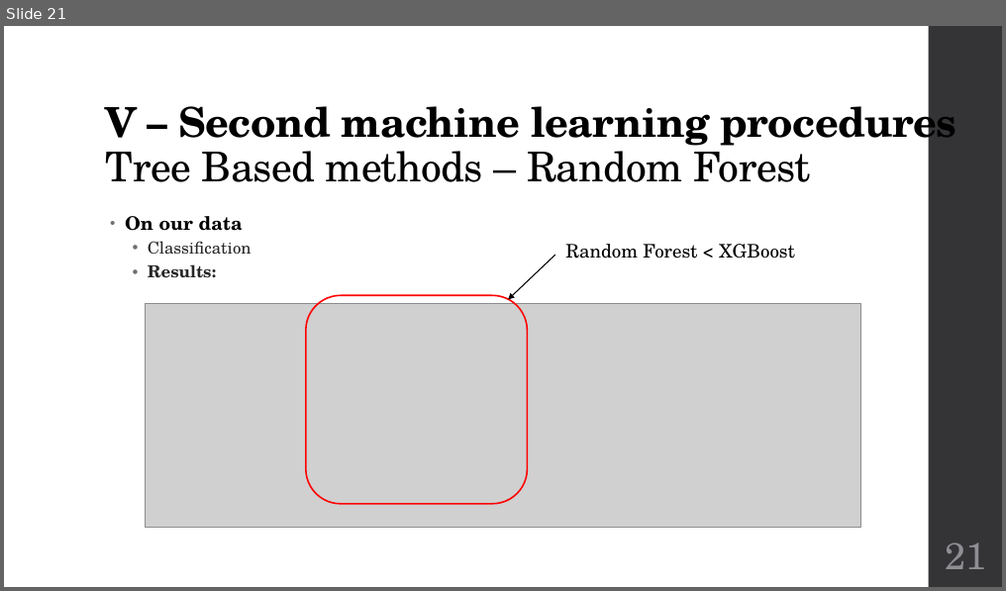
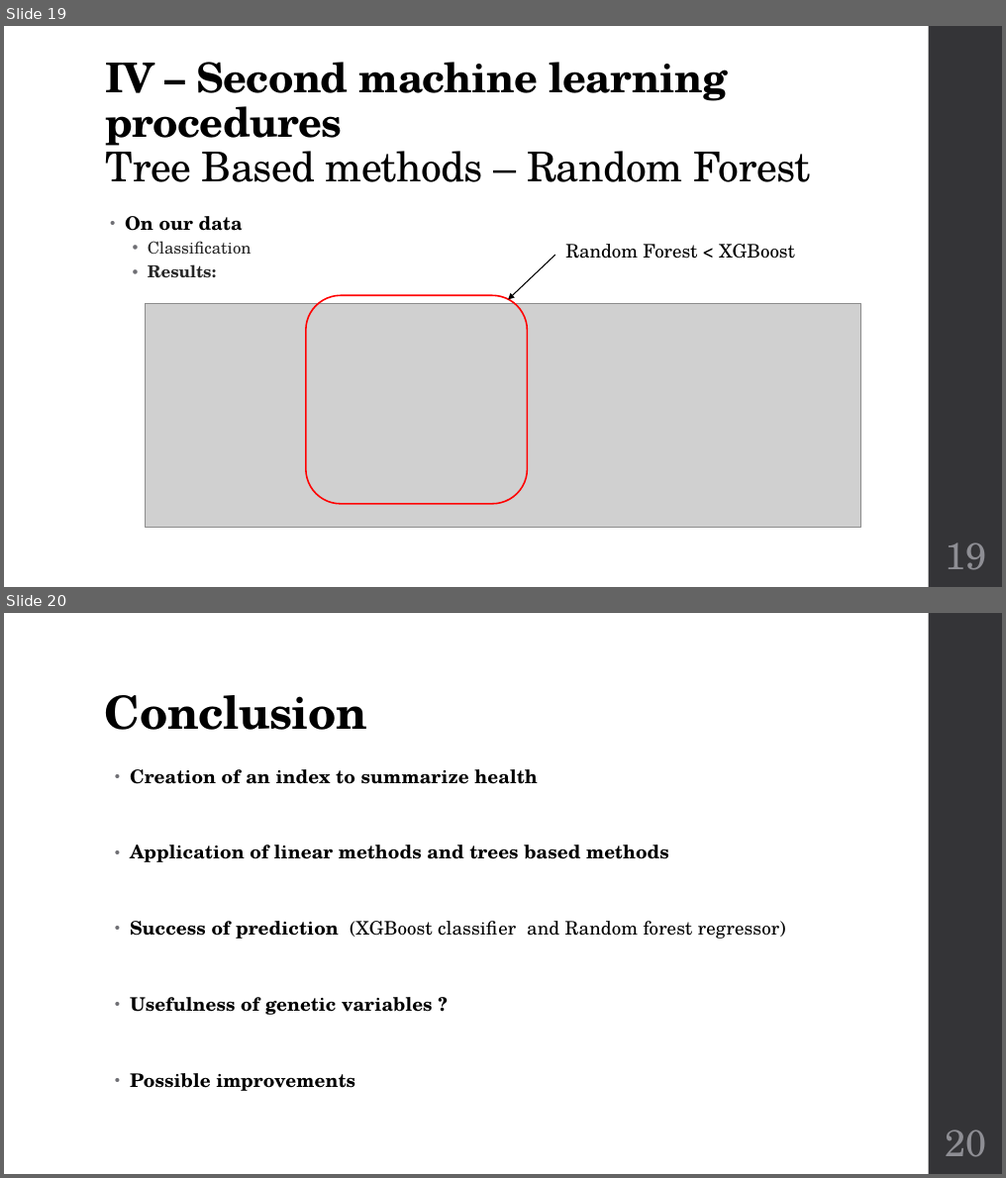
Before and after one commit to jveillon/Projet_Statapp, a slide deck: Soutenance/Soutenance - Présentation.pptx. Shown one above the other, each under a label of ours: slide 21 before the commit, slides 19 and 20 after it. The pictures are 1006x591 and 1006x1178 pixels, drawn with LibreOffice and Linux fonts; fonts in the diff are those of the drawing; grey boxes stand for pictures. Boxes give left, top, right and bottom in pixels: in the first picture for what was removed or moved away, otherwise in the second. Text is boxed around its words. In the diff, an @@ line names an element or a change of style, - is before the commit and + after.

```diff
--- a/Soutenance/Soutenance - Présentation.pptx
+++ b/Soutenance/Soutenance - Présentation.pptx
@@ slide 20 added at bbox=[4, 613, 1002, 1174], background #FFFFFF; not listed: 1 template element that a slide beside it also shows @@
@@ title added at bbox=[105, 695, 367, 730], 44 pt, text #000000, bold @@
+Conclusion
@@ text added at bbox=[130, 769, 786, 1091], 18 pt, text #000000, bold @@
+• Creation of an index to summarize health
+• Application of linear methods and trees based methods
+• Success of prediction (XGBoost classifier and Random forest regressor)
+• Usefulness of genetic variables ?
+• Possible improvements
@@ page number added at bbox=[944, 1130, 986, 1157], 36 pt, text #8E8E94 @@
+20
@@ what was slide 21 is now slide 19 @@
@@ slide 19 changed as well @@
@@ title at bbox=[105, 62, 810, 182]: text changed @@
-V – Second machine learning procedures
-Tree Based methods – Random Forest
+IV – Second machine learning procedures
+Tree Based methods – Random Forest
@@ page number at bbox=[944, 543, 986, 570]: text changed @@
-21
+19
```
Also in this commit, not shown: 15 other slides changed, 3 other slides added, 5 slides removed, 5 other files.
